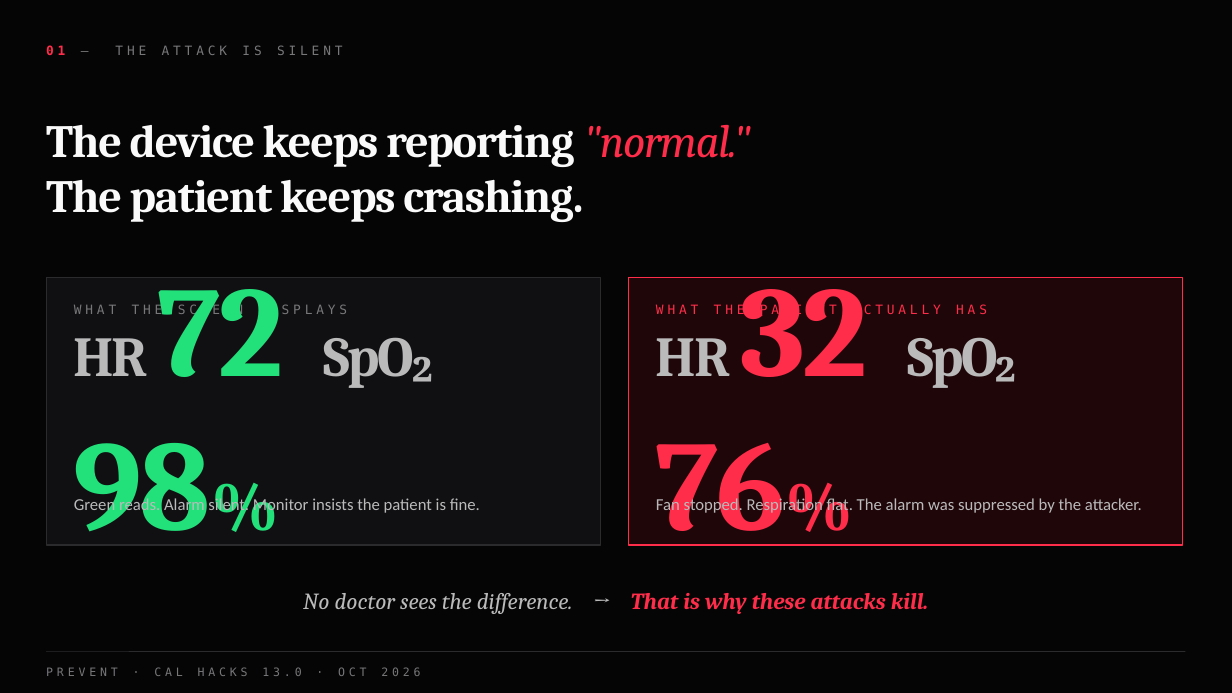
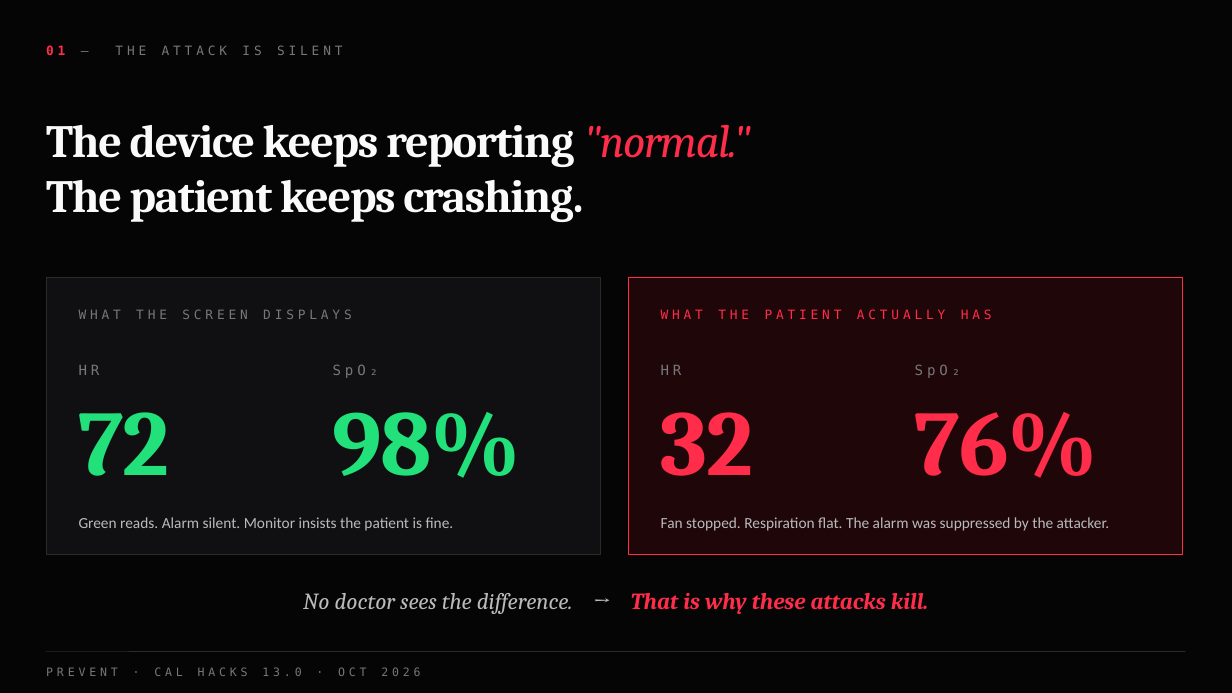
Before and after one commit to Sanjavan7/PreVent, a slide deck: slide 2 of deck/PreVent-pitch.pptx. Drawn at 1232x693 pixels with LibreOffice and Linux fonts; fonts in the diff are those of the drawing. Boxes give left, top, right and bottom in pixels: in the first picture for what was removed or moved away, otherwise in the second. Text is boxed around its words. In the diff, an @@ line names an element or a change of style, - is before the commit and + after.

```diff
--- a/deck/PreVent-pitch.pptx
+++ b/deck/PreVent-pitch.pptx
@@ rectangle: place and size @@
-rectangle at (46,277,601,545)
+rectangle at (46,277,601,555)
@@ rectangle: place and size @@
-rectangle at (628,277,1183,545)
+rectangle at (628,277,1183,555)
@@ text "WHAT THE SCREEN DISPLAYS" rewrapped from (74,304,348,318) to (79,309,352,319) @@
@@ text "WHAT THE PATIENT ACTUALLY HAS" rewrapped from (656,304,987,318) to (661,309,992,319) @@
@@ text removed at (74,338,148,376) @@
-HR 72 SpO₂ 98%
@@ text removed at (656,338,730,376) @@
-HR 32 SpO₂ 76%
@@ text added at (79,365,100,375), 11 pt, text #777779 @@
+HR
@@ text added at (333,364,379,378), 11 pt, text #777779 @@
+SpO₂
@@ text added at (661,365,682,375), 11 pt, text #777779 @@
+HR
@@ text added at (915,364,961,378), 11 pt, text #777779 @@
+SpO₂
@@ text added at (79,412,170,476), 72 pt, text #22E07A, bold @@
+72
@@ text added at (333,412,521,478), 72 pt, text #22E07A, bold @@
+98%
@@ text added at (661,412,753,476), 72 pt, text #FF2D4A, bold @@
+32
@@ text added at (915,412,1098,478), 72 pt, text #FF2D4A, bold @@
+76%
@@ text "Green reads. Alarm silent. Monitor ...": place and size @@
-text "Green reads. Alarm silent. Monitor ..." at (74,496,480,514)
+text "Green reads. Alarm silent. Monitor ..." at (79,517,454,531)
@@ text "Green reads. Alarm silent. Monitor ..." at (79,517,454,531): size 13 to 12 pt @@
@@ text "Fan stopped. Respiration flat. The ..." at (661,517,1109,531): size 13 to 12 pt @@
@@ text "Fan stopped. Respiration flat. The ...": place and size @@
-text "Fan stopped. Respiration flat. The ..." at (656,496,1142,514)
+text "Fan stopped. Respiration flat. The ..." at (661,517,1109,531)
```
Also in this commit, not shown: 2 other slides changed, 11 other files.
